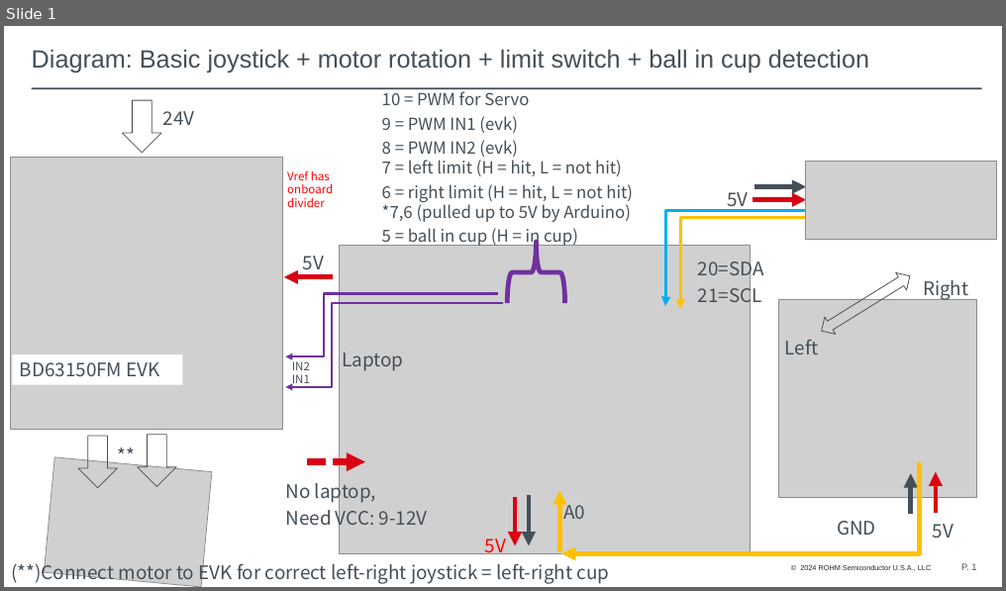
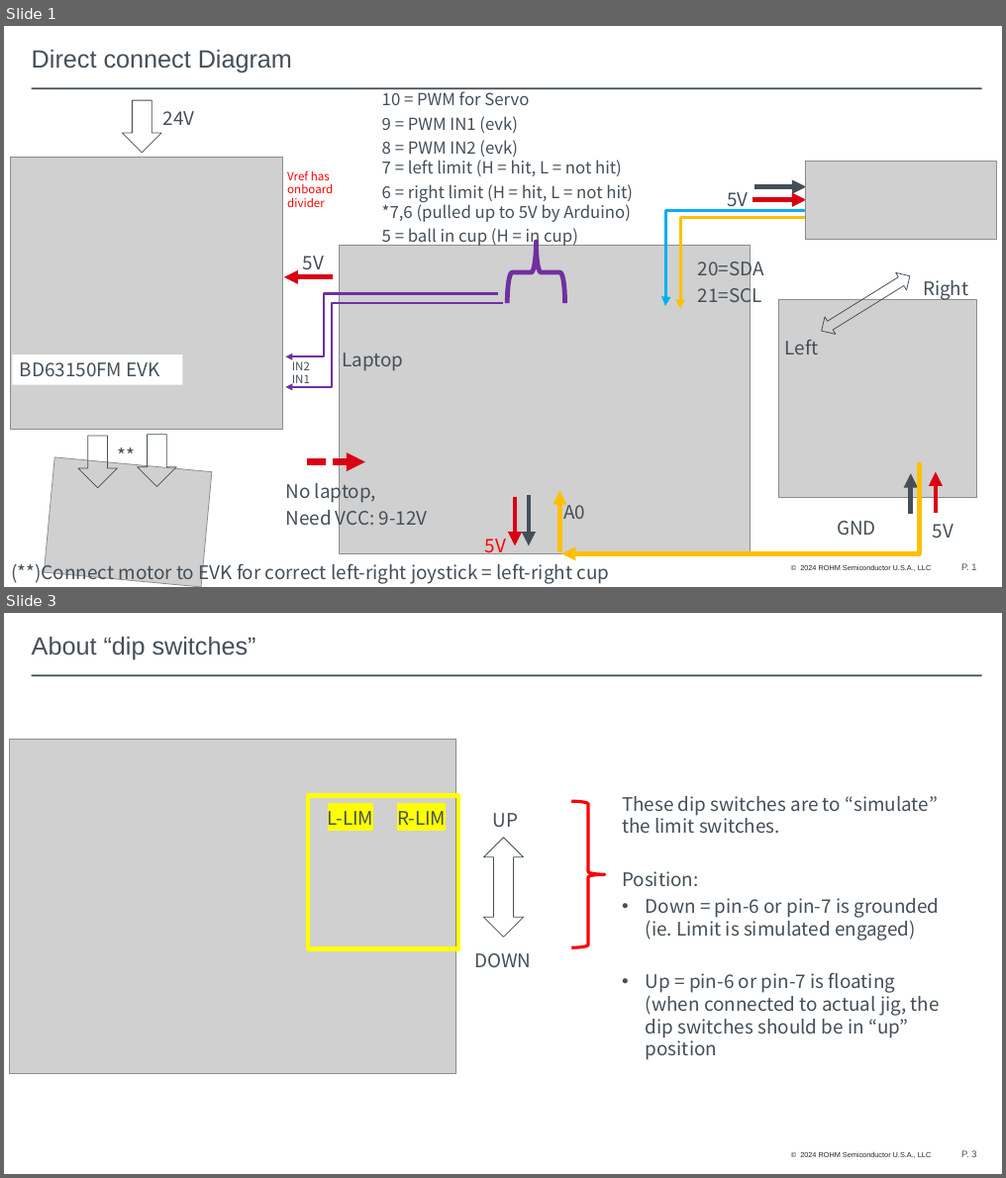
Before and after one commit to mvanocht/Ping-Pong-Catcher, a slide deck: PingPongCathcher_Diagram.pptx. Shown one above the other, each under a label of ours: slide 1 before the commit, slides 1 and 3 after it; the slides between them are not shown. The pictures are 1006x591 and 1006x1178 pixels, drawn with LibreOffice and Linux fonts; fonts in the diff are those of the drawing; grey boxes stand for pictures; background and template pictures are left out. Boxes give left, top, right and bottom in pixels: in the first picture for what was removed or moved away, otherwise in the second. Text is boxed around its words. In the diff, an @@ line names an element or a change of style, - is before the commit and + after.

Commit message:
Update PingPongCathcher_Diagram.pptx
update with pages to show Protoshield connections and dip switches for "limit simulation"

```diff
--- a/PingPongCathcher_Diagram.pptx
+++ b/PingPongCathcher_Diagram.pptx
@@ slide 3 added at (4,613,1002,1174), background #FFFFFF; not listed: 3 template elements that a slide beside it also shows @@
@@ title added at (32,636,256,661), 24 pt, text #444F58 @@
+About “dip switches”
@@ group added at (10,739,940,1073): 5 texts, 1 picture, 1 rectangle, 1 left brace, 1 up down arrow @@
+These dip switches are to “simulate”
+the limit switches.
+Position:
+• Down = pin-6 or pin-7 is grounded
+  (ie. Limit is simulated engaged)
+• Up = pin-6 or pin-7 is floating
+  (when connected to actual jig, the dip switches should be in “up” position
+L-LIM
+R-LIM
+UP
+DOWN
@@ slide 1 changed as well @@
@@ title at (32,49,292,73): text changed @@
-Diagram: Basic joystick + motor rotation + limit switch + ball in cup detection
+Direct connect Diagram
```
Also in this commit, not shown: 1 other slide added.
